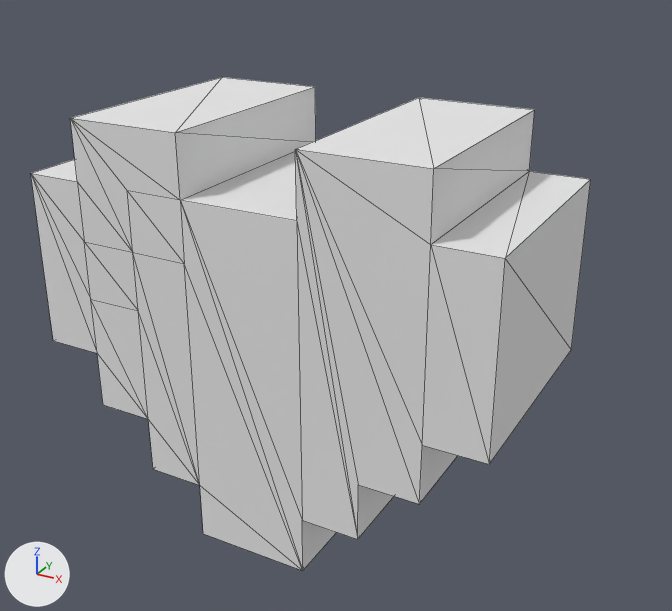
Before and after pictures for a commit that changed the OBJ model Assets/Models/Инвентарь/gold heart.obj.
Camera for both pictures: a 50 mm camera at (0.636, -1.245, 1.108) aimed at (-0.065, 0.03, 0.471). Every picture has the same lights, and +X, +Y and +Z are marked at lower left. Mesh edges are drawn as thin lines. Where no turn or scale is listed for an object, it has been applied to the vertices. Vertices at the same position are counted once.

In view in the first picture: 'Untitled'.
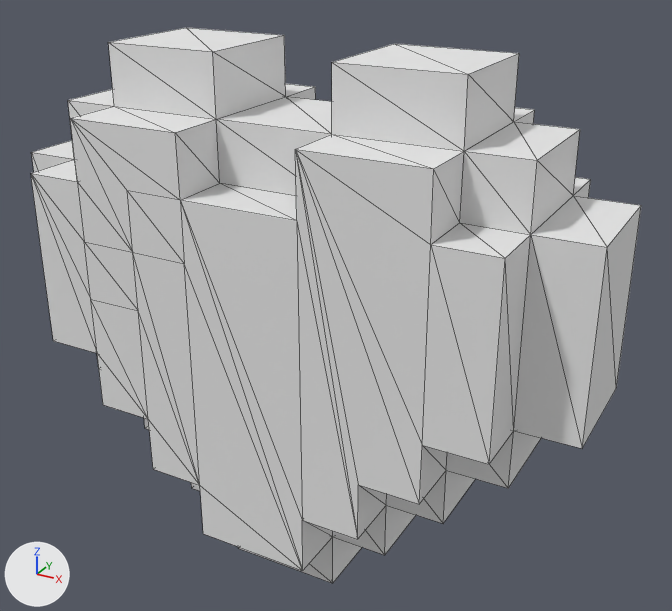
Boxes (x1, y1, x2, y2) around the edits, measured in the pictures (672 x 611 px):
'Untitled', reshaped (9% wider, 12% taller): before (31, 77, 591, 571); after (31, 28, 641, 583)
part 1 of me_untitled, built on: before (32, 77, 591, 570); after (31, 28, 641, 583)

The change, as a list of edits to the scene's bpy script:
```text
Change me_untitled:
    used by ob_untitled; location = (0.0, 0.0, 0.0)
    remove me_untitled.from_pydata(...)  # 60 vertices, 116 faces; spans x -0.5..0.3, y -0.2..0.2, z 0.1..0.8
    add me_untitled.from_pydata(...)  # 144 vertices, 284 faces; spans x -0.6..0.4, y -0.2..0.2, z 0.0..0.9
    me_untitled part 1
    48 faces are deleted
    8 vertices are added at x -0.6..0.4, y -0.1..0.1, z 0.4..0.7
    24 new vertices lie (0.0, 0.1, 0.0) away from vertices in x -0.5..0.3, y -0.2, z 0.1..0.8
    24 new vertices lie (0.0, -0.1, 0.0) away from vertices in x -0.5..0.3, y 0.2, z 0.1..0.8
    16 new vertices lie (0.0, 0.0, -0.1) away from vertices in x -0.5..0.3, y -0.1..0.1, z 0.1..0.4
    12 new vertices lie (0.0, 0.0, 0.1) away from vertices in x -0.5..0.3, y -0.1..0.1, z 0.7..0.8
    216 new faces join them
```
